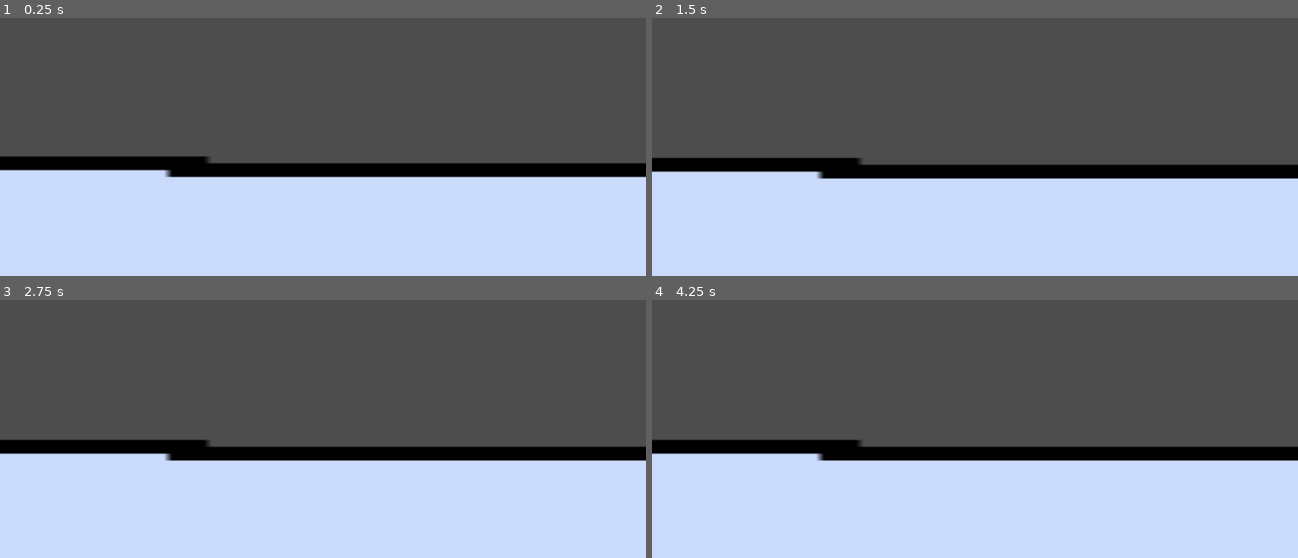
Above: before the commit, frames 1-4 (two rows, left to right).
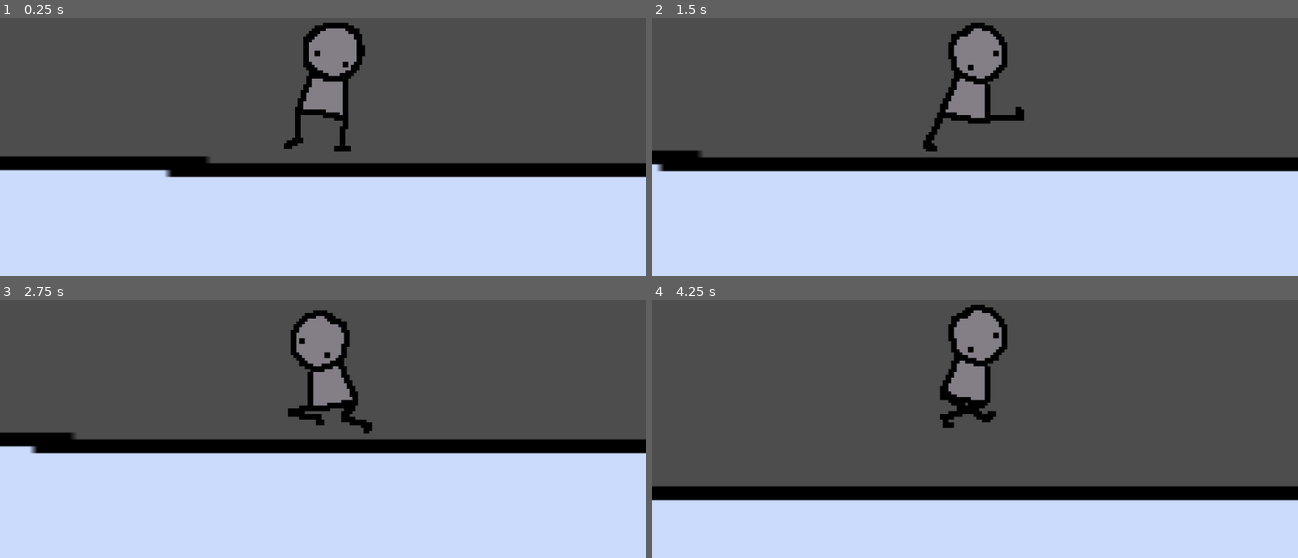
Above: after the commit, the same moments.

Repository: Helia8/platform
Game: Godot game, scene res://scenes/Level/Level1.tscn
Same seed, same stepped clock (60 frames per second), same inputs: the game is played once before the commit and once after it.
Inputs:
- Up to frame 1 (0.25 s): no input
- Up to frame 2 (1.5 s): tap Enter (ui_accept) at 0.5, 0.77 s; hold Right (ui_right) from 0.53 s (still down)
- Up to frame 3 (2.75 s): tap Enter (ui_accept) at 1.52 s; release Right (ui_right) at 2.03 s; hold Left (ui_left) from 2.03 s (still down)
- Up to frame 4 (4.25 s): tap Enter (ui_accept) at 2.75, 3.02, 3.77 s; release Left (ui_left) at 2.78 s; hold Right (ui_right) from 2.78 s (still down)

The runs differ from the first frame. In frame 1, 3.2% of the frame differs, in the area x 43-57%, y 1-52%; in frame 2, 8.1%; in frame 3, 8.4%; in frame 4, 25%, in the area x 0-100%, y 1-78%.
Error before the commit: Cannot call method 'play' on a null value. (res://src/player.gd:29)

Commit message:
feat: playeranim

Diff:
--- a/scenes/Player.tscn
+++ b/scenes/Player.tscn
@@ -2,9 +2,45 @@
 
 [ext_resource type="Script" uid="uid://2u28t715n00v" path="res://src/player.gd" id="1_v6fml"]
 [ext_resource type="Texture2D" uid="uid://d6v1bxxog2t8" path="res://assets/player.png" id="3_3li8b"]
+[ext_resource type="Texture2D" uid="uid://s1ta3agt38mk" path="res://assets/anims/playeridle0.png" id="3_cw2d6"]
+[ext_resource type="Texture2D" uid="uid://ja85tykkadqj" path="res://assets/anims/playerwalk1.png" id="3_qu4a1"]
+[ext_resource type="Texture2D" uid="uid://cryitcir1di0" path="res://assets/anims/playerwalk2.png" id="4_70d11"]
+[ext_resource type="Texture2D" uid="uid://dmp57sf0eqsks" path="res://assets/anims/playeridle1.png" id="4_khinc"]
+[ext_resource type="Texture2D" uid="uid://dnvqroobbds82" path="res://assets/anims/playerwalk3.png" id="5_cw2d6"]
 
 [sub_resource type="RectangleShape2D" id="RectangleShape2D_5q5h1"]
 size = Vector2(110.5, 215)
+
+[sub_resource type="SpriteFrames" id="SpriteFrames_khinc"]
+animations = [{
+"frames": [{
+"duration": 1.5,
+"texture": ExtResource("3_cw2d6")
+}, {
+"duration": 1.5,
+"texture": ExtResource("4_khinc")
+}],
+"loop": true,
+"name": &"idle",
+"speed": 5.0
+}, {
+"frames": [{
+"duration": 1.0,
+"texture": ExtResource("3_qu4a1")
+}, {
+"duration": 1.0,
+"texture": ExtResource("4_70d11")
+}, {
+"duration": 1.0,
+"texture": ExtResource("5_cw2d6")
+}, {
+"duration": 1.0,
+"texture": ExtResource("4_70d11")
+}],
+"loop": true,
+"name": &"walk",
+"speed": 5.0
+}]
 
 [node name="Player" type="CharacterBody2D" unique_id=1195795649]
 script = ExtResource("1_v6fml")
@@ -16,3 +52,10 @@
 [node name="PlayerCollision" type="CollisionShape2D" parent="." unique_id=1109752220]
 position = Vector2(7.25, -8.5)
 shape = SubResource("RectangleShape2D_5q5h1")
+
+[node name="PlayerAnim" type="AnimatedSprite2D" parent="." unique_id=1195486849]
+position = Vector2(0, -13)
+sprite_frames = SubResource("SpriteFrames_khinc")
+animation = &"idle"
+frame = 1
+frame_progress = 0.24400812
Binary file added: assets/anims/playeridle0.png
Not shown, added: assets/anims/playeridle0.png.import
Binary file added: assets/anims/playeridle1.png
Not shown, added: assets/anims/playeridle1.png.import
